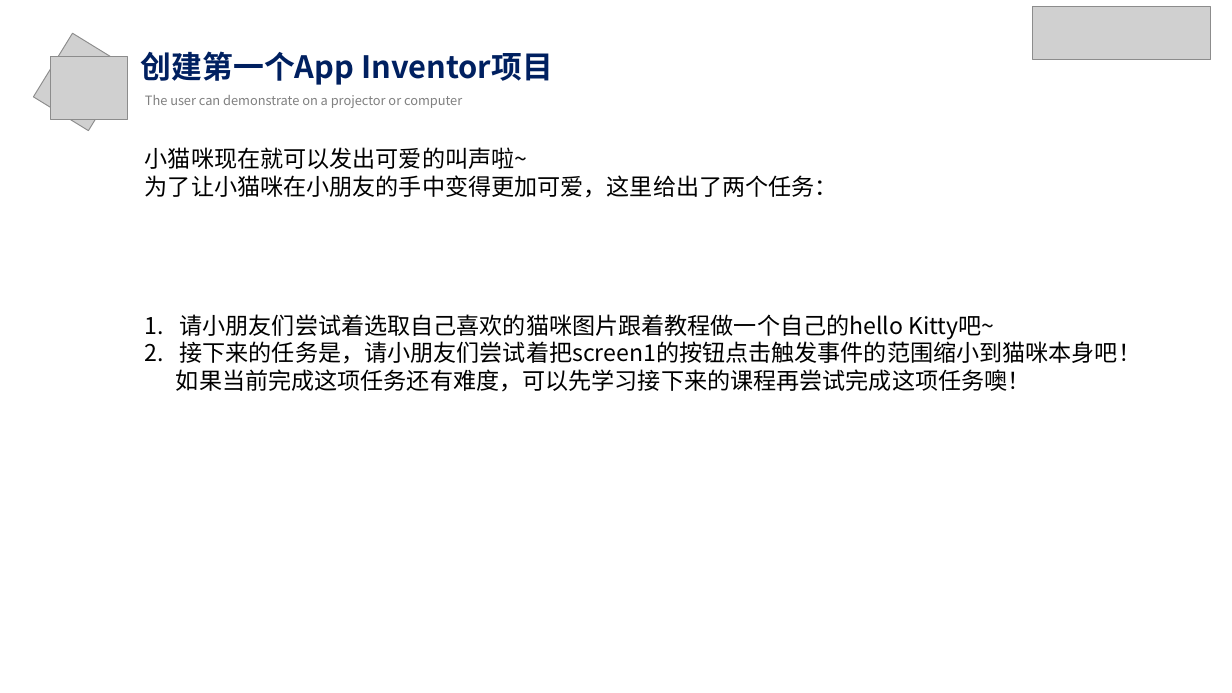
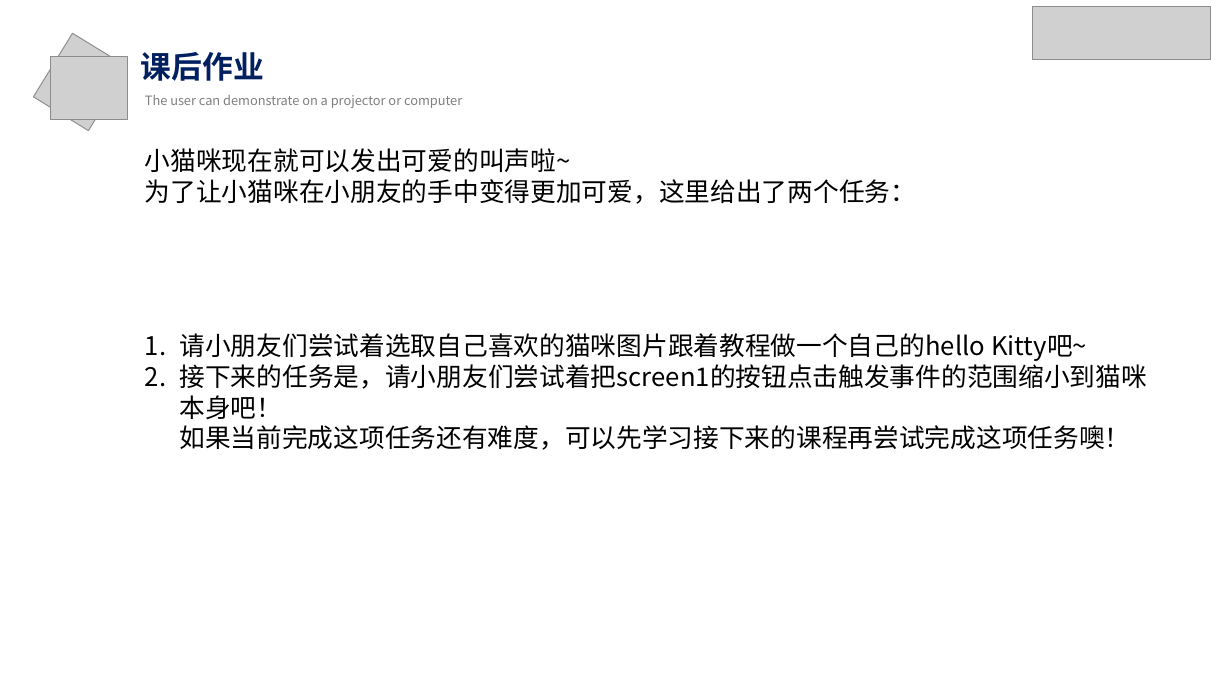
Before and after one commit to appInventorPro/pro, a slide deck: slide 11 of ppt/案例一.2.pptx. Drawn at 1232x693 pixels with LibreOffice and Linux fonts; fonts in the diff are those of the drawing; grey boxes stand for pictures. Boxes give left, top, right and bottom in pixels: in the first picture for what was removed or moved away, otherwise in the second. Text is boxed around its words. In the diff, an @@ line names an element or a change of style, - is before the commit and + after.

```diff
--- a/ppt/案例一.2.pptx
+++ b/ppt/案例一.2.pptx
@@ text at (x1=141, y1=52, x2=264, y2=81): text changed @@
-创建第一个App Inventor项目
+课后作业
@@ text "小猫咪现在就可以发出可爱的叫声啦~" at (x1=145, y1=148, x2=1147, y2=450): size 18 to 20 pt @@
@@ text added at (x1=507, y1=203, x2=692, y2=204), 24 pt, text #FFFFFF, bold @@
+标题文字添加
```
Also in this commit, not shown: 8 other slides changed, 5 other files.
